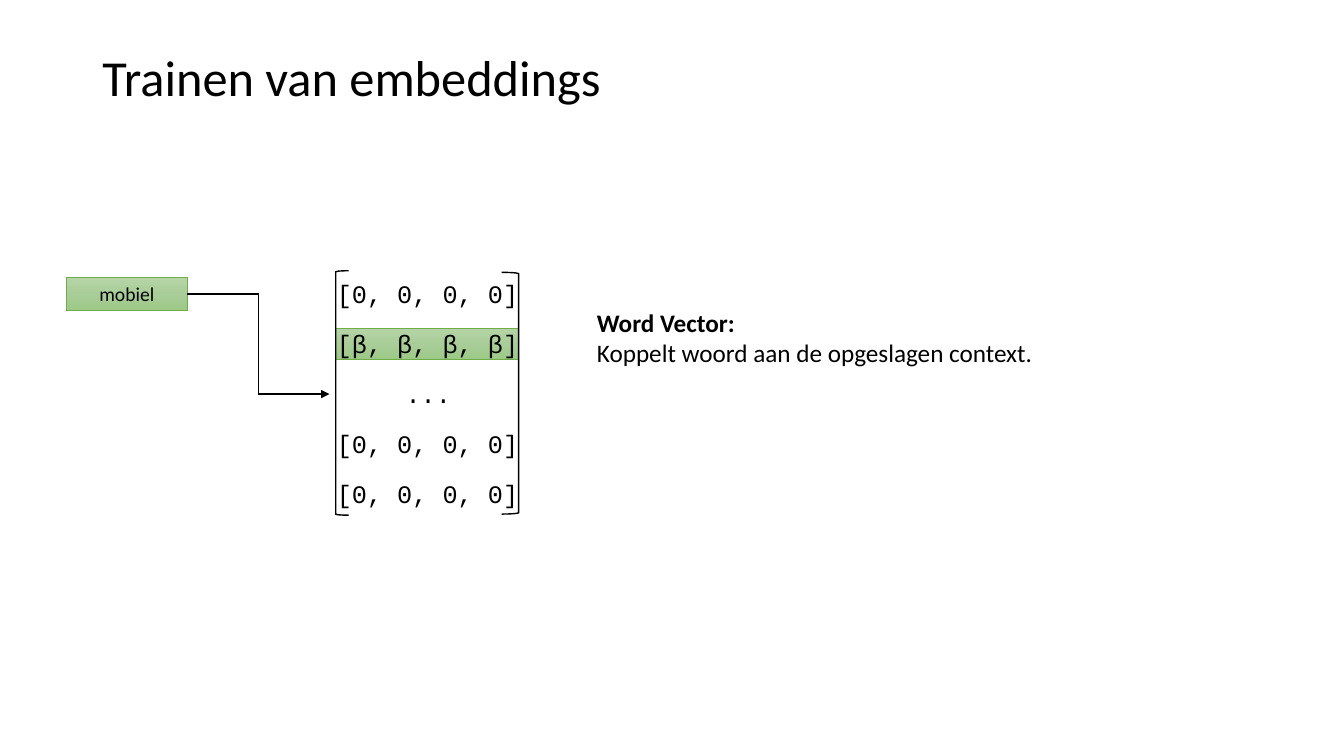
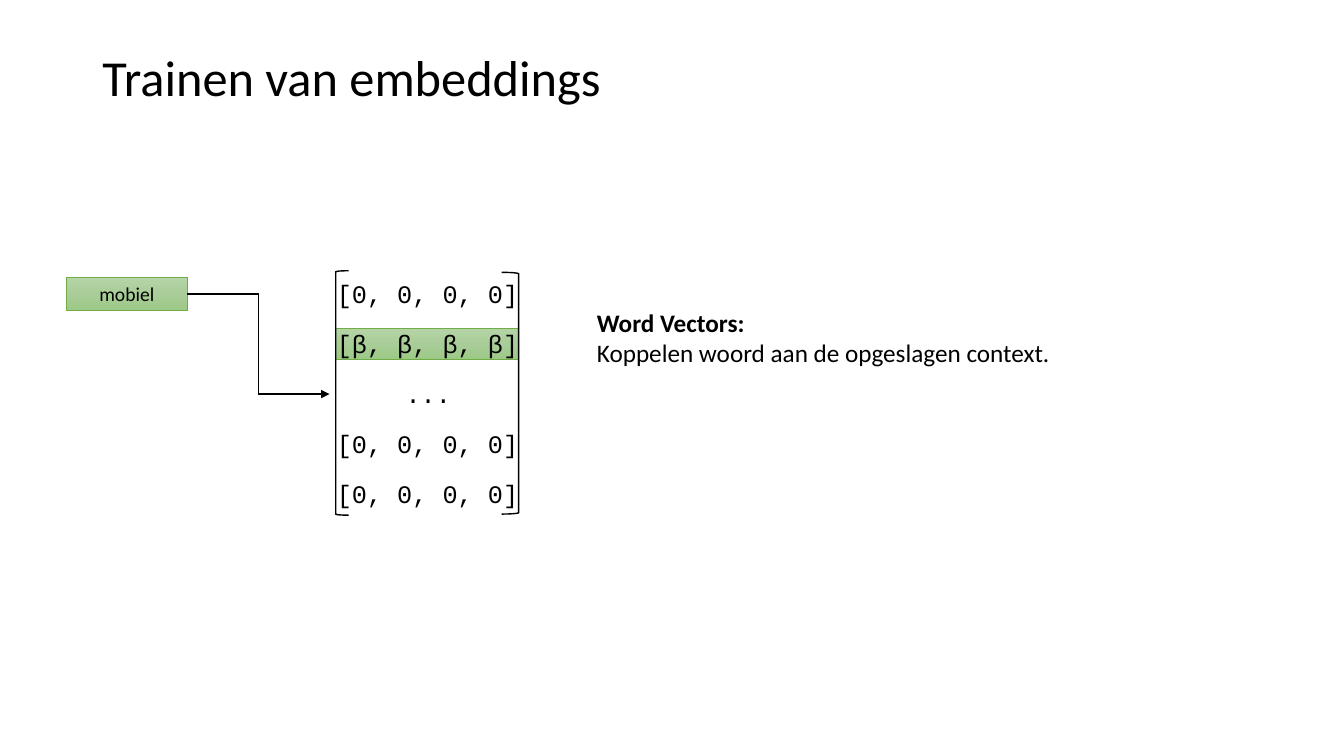
Before and after one commit to LFKoning/knowledge-sharing, a slide deck: slide 49 of python_trainees/5_nlp/python_traineeship_5.pptx. Drawn at 1344x756 pixels with LibreOffice and Linux fonts; fonts in the diff are those of the drawing. Boxes give left, top, right and bottom in pixels: in the first picture for what was removed or moved away, otherwise in the second. Text is boxed around its words. In the diff, an @@ line names an element or a change of style, - is before the commit and + after.

```diff
--- a/python_trainees/5_nlp/python_traineeship_5.pptx
+++ b/python_trainees/5_nlp/python_traineeship_5.pptx
@@ text at bbox=[597, 314, 1050, 367]: text changed @@
-Word Vector:
-Koppelt woord aan de opgeslagen context.
+Word Vectors:
+Koppelen woord aan de opgeslagen context.
```
Also in this commit, not shown: 10 other slides changed, 1 slide added, 2 slides removed, 4 other files.
